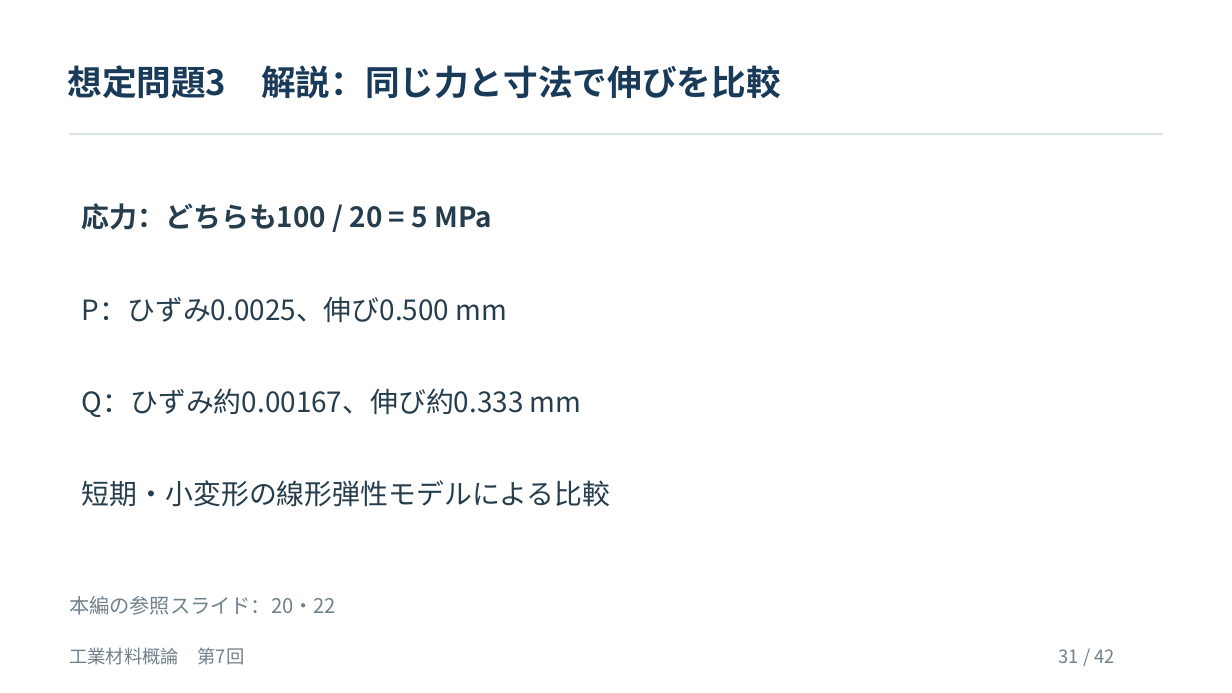
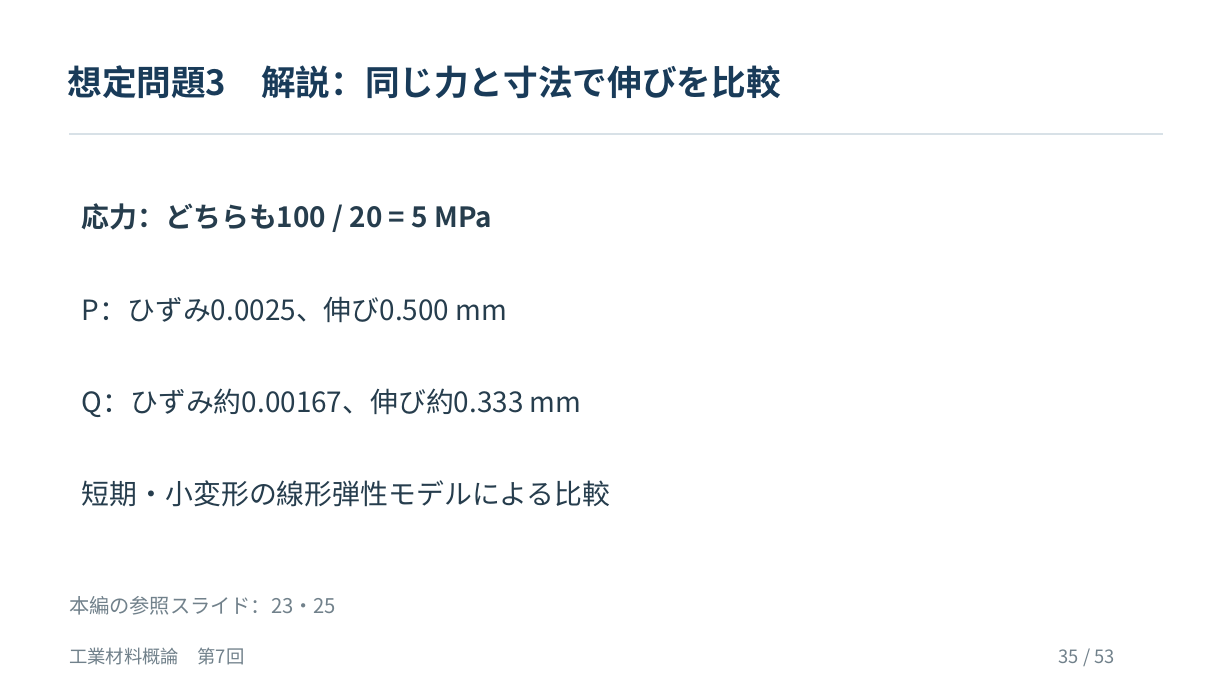
Before and after one commit to zooc-14calbp/industrial-materials-course, a slide deck: slide 35 of 学生用/第07回/07_授業スライド.pptx (slide 31 before the commit). Drawn at 1232x693 pixels with LibreOffice and Linux fonts; fonts in the diff are those of the drawing. Boxes give left, top, right and bottom in pixels: in the first picture for what was removed or moved away, otherwise in the second. Text is boxed around its words. In the diff, an @@ line names an element or a change of style, - is before the commit and + after.

```diff
--- a/学生用/第07回/07_授業スライド.pptx
+++ b/学生用/第07回/07_授業スライド.pptx
@@ text at [69, 596, 336, 615]: text changed @@
-本編の参照スライド：20・22
+本編の参照スライド：23・25
@@ text at [1059, 649, 1114, 663]: text changed @@
-31 / 42
+35 / 53
```
Also in this commit, not shown: 47 other slides changed, 5 slides added, 9 other files.
